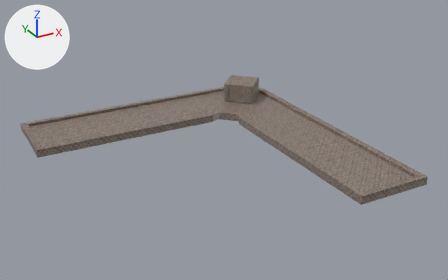
Renders of the glTF model assets/models/seg2/seg2.gltf from each side of a commit.
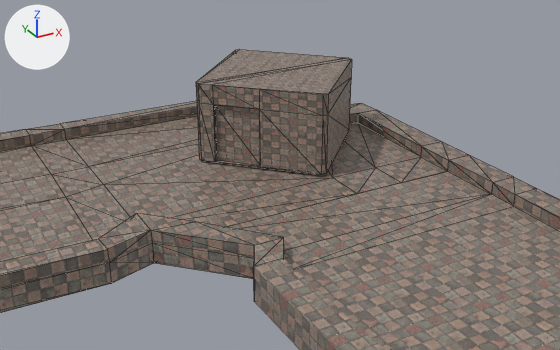
Each version is shown whole from a camera (50 mm lens) standing at (-493.0, -494.0, 364.0) and looking at (-109.0, 203.0, 15.0), then close up from a camera (50 mm lens) standing at (-117.0, 124.0, 114.0) and looking at (17.0, 367.0, -8.0). Every picture has the same lights, and +X, +Y and +Z are marked at upper left. The close-ups show mesh edges as thin lines.

Before the edit, the objects in view are built like this:
```python
me_cube = bpy.data.meshes.new('Cube')
me_cube.from_pydata(...)  # 156 vertices, 308 faces; spans x -342.0..74.0, y -1.0..433.0, z -7.0..5.0
me_cube.materials.append(mat_material)  # picture img_wall
me_cube_001 = bpy.data.meshes.new('Cube.001')
me_cube_001.from_pydata(...)  # 34 vertices, 64 faces; spans x -12.4..54.4, y 342.3..411.8, z 1.0..31.6
me_cube_001.materials.append(mat_material_001)  # picture img_wall
ob_cube = bpy.data.objects.new('Cube', me_cube)
ob_cube.location = (0.0, 0.0, 0.0)
ob_cube_001 = bpy.data.objects.new('Cube.001', me_cube_001)
ob_cube_001.location = (0.0, 0.0, 0.0)
```
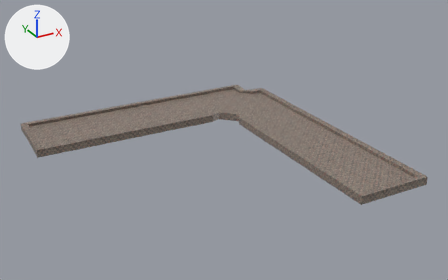
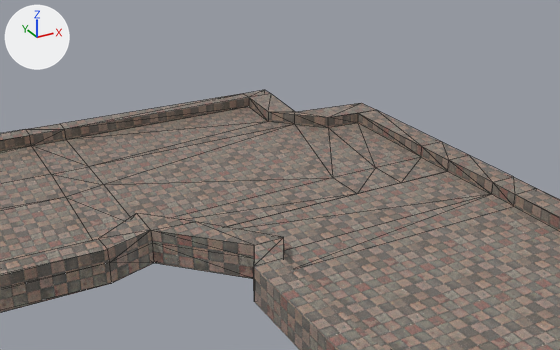
The newer file is also turned or shifted as a whole; pictures and numbers use the older file's frame.

The change in detail:
Object 'Cube.001' (ob_cube_001) is deleted.

Where the change shows, as pixel boxes [x1, y1, x2, y2] in the close-ups (560 x 350 px):
'Cube.001', deleted
    before: [196, 50, 352, 175]
